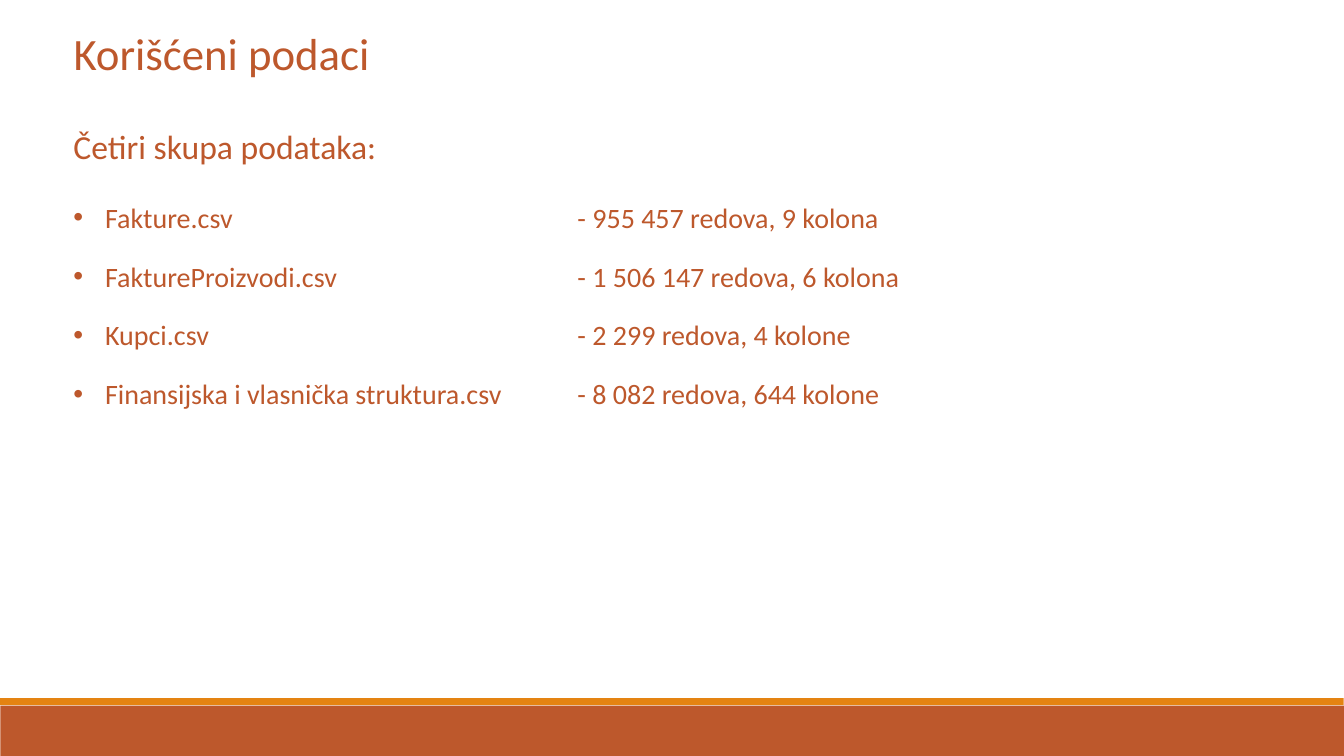
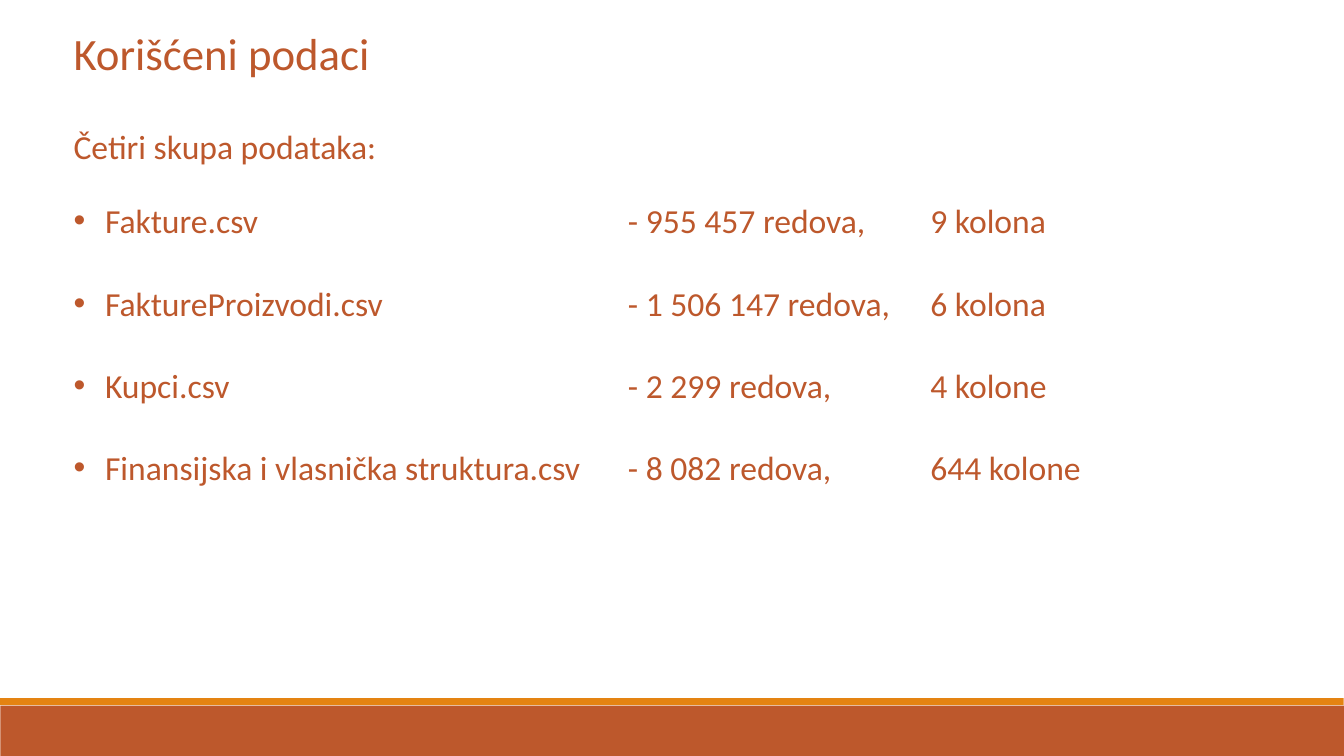
Before and after one commit to Toma1997/Credit-Risk-Prediction-in-Distribution-Network, a slide deck: slide 4 of docs/Prezentacija diplomskog rada.pptx. Drawn at 1344x756 pixels with LibreOffice and Linux fonts; fonts in the diff are those of the drawing. Boxes give left, top, right and bottom in pixels: in the first picture for what was removed or moved away, otherwise in the second. Text is boxed around its words. In the diff, an @@ line names an element or a change of style, - is before the commit and + after.

```diff
--- a/docs/Prezentacija diplomskog rada.pptx
+++ b/docs/Prezentacija diplomskog rada.pptx
@@ text at [105, 209, 1081, 486]: size 20 to 24 pt in "Fakture.csv - 955 457 redova, 9 kolona", "FaktureProizvodi.csv - 1 506 147 redova, 6 ...", "Kupci.csv - 2 299 redova, 4 kolone", "Finansijska i vlasnička struktura.csv - 8 082 ..."; more space between paragraphs @@
```
Also in this commit, not shown: 6 other slides changed, 1 other file.
